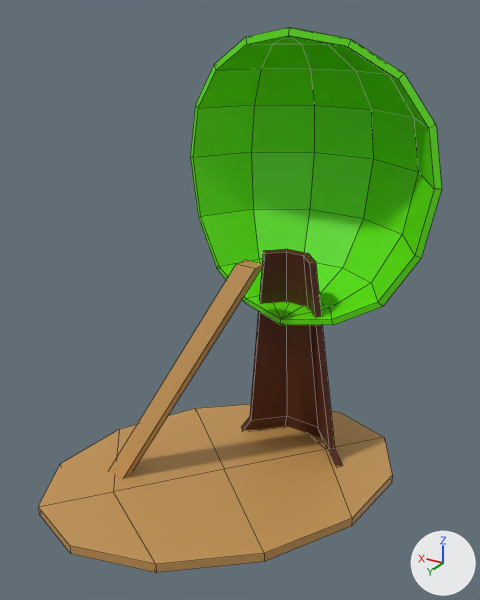
Two versions of the FBX model JamPuc/Assets/Models/Background/TreeTeste.fbx, one commit apart.
Rendered twice from a 50 mm camera at (-4.17, 8.22, 6.88) aimed at (0.42, 0.58, 3.06). Lighting does not change. The marker at lower right points along +X, +Y and +Z. Mesh edges are drawn as thin lines. Where no turn or scale is listed for an object, it has been applied to the vertices.

Names of what the first picture shows: 'Tree'.
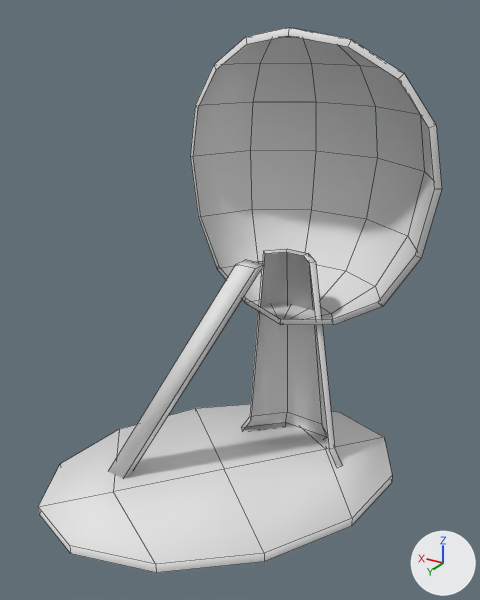
The edits, one by one:
Material 'CardboardMaterial' (mat_cardboardmaterial) is new.
Its base color is (0.8, 0.8, 0.8) (white #e7e7e7).
Its metallic is 0.1.
Its roughness is 0.759.
me_tree is used by ob_tree; location (0.2, 0.3, -0.13).
me_tree had 150 vertices, 152 faces and spanned x -2.2..2.89, y -2.43..2.92, z -0.02..6.86.
me_tree now has 117 vertices, 98 faces and spans x -2.2..2.89, y -2.43..2.92, z -0.02..6.86.
Part 1, on me_tree:
33 vertices are removed from x -1.6..1.68, y -2.34..1.73, z -0.02..6.63.
54 faces are deleted.
me_tree part 2: 56 faces spanning x -2.2..1.91, y -2.43..-0.35, z 2.61..6.86 switch from mat_green (green #5ee700) to mat_cardboardmaterial (white #e7e7e7).
me_tree part 3: 16 faces spanning x -1.16..0.86, y -1.39..-0.46, z 0.1..3.68 switch from mat_brown (brown #542211) to mat_cardboardmaterial (white #e7e7e7).
me_tree part 4: 26 faces spanning x -1.94..2.89, y -2.21..2.92, z -0.02..3.66 switch from mat_beige (orange #c49555) to mat_cardboardmaterial (white #e7e7e7).
me_tree part 5: the surface is now shaded smooth.

Location of each change, (x1, y1, x2, y2) in pixels of the pictures (480 x 600 px):
part 1 of me_tree, deleted (green): before (193, 36, 434, 465)
part 2 of me_tree, recoloured (green to white): (190, 27, 442, 325) in both
part 3 of me_tree, recoloured (brown to white): (241, 249, 343, 466) in both
part 4 of me_tree, recoloured (orange to white): (38, 260, 392, 573) in both
